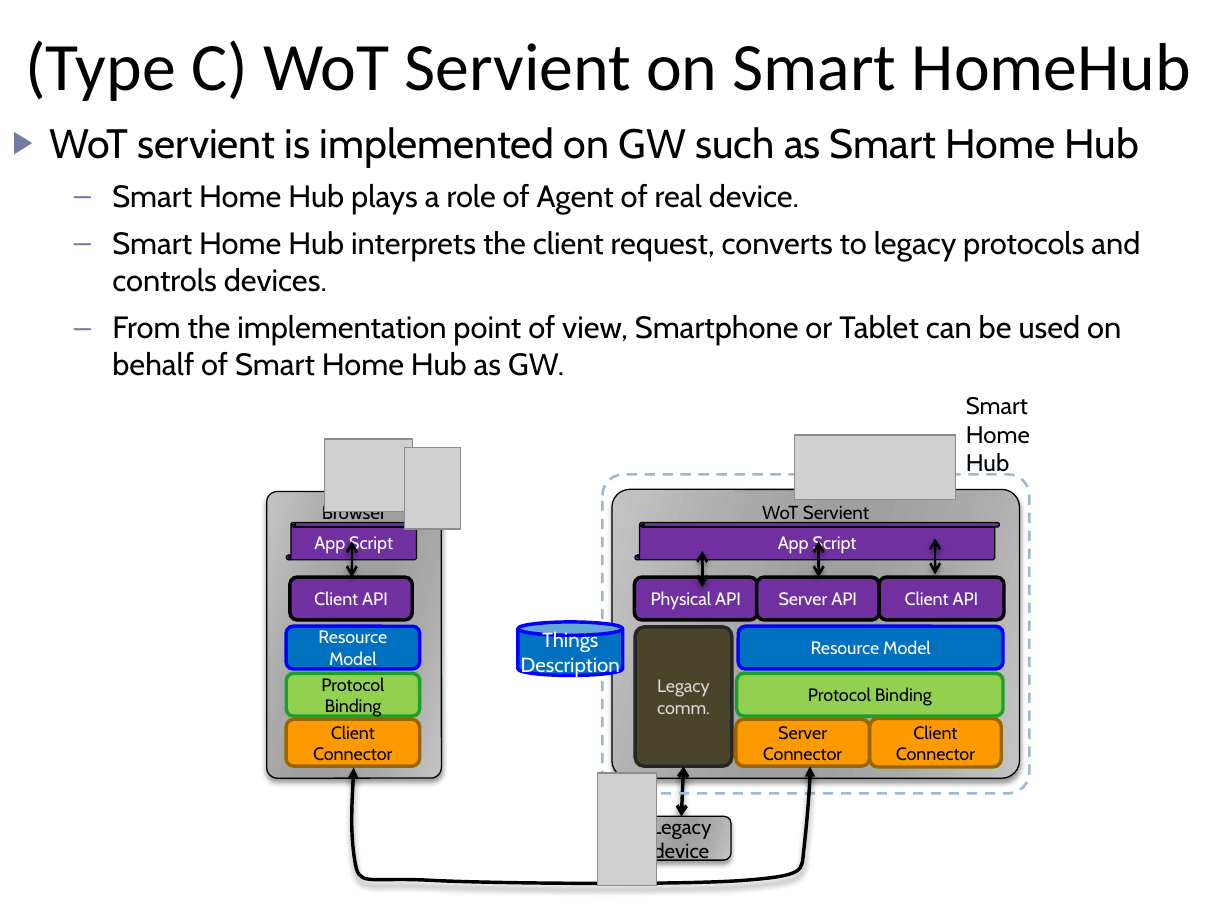
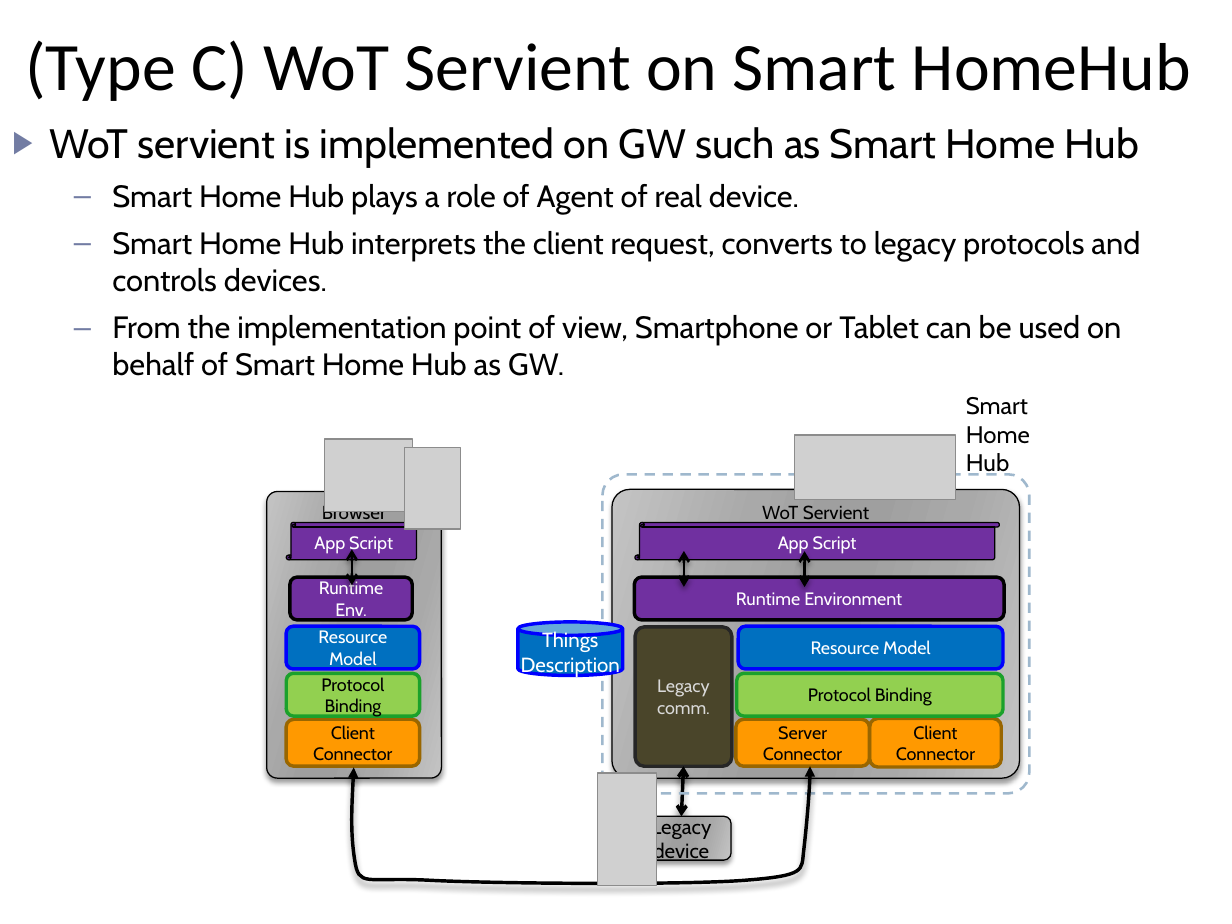
Before and after one commit to w3c/wot, a slide deck: slide 9 of current-practices/wot-getting-started.pptx. Drawn at 1232x924 pixels with LibreOffice and Linux fonts; fonts in the diff are those of the drawing; grey boxes stand for pictures. Boxes give left, top, right and bottom in pixels: in the first picture for what was removed or moved away, otherwise in the second. Text is boxed around its words. In the diff, an @@ line names an element or a change of style, - is before the commit and + after.

```diff
--- a/current-practices/wot-getting-started.pptx
+++ b/current-practices/wot-getting-started.pptx
@@ double arrow removed from (935, 538) to (935, 574) @@
@@ double arrow moved from (352, 541) - (352, 577) to (352, 549) - (352, 585) @@
@@ double arrow moved from (702, 551) - (702, 586) to (684, 551) - (684, 586) @@
@@ double arrow moved from (819, 541) - (819, 577) to (804, 551) - (804, 588) @@
@@ text in rounded rectangle at <box>319,580,383,621</box>: text changed @@
-Client API
+Runtime Env.
@@ rounded rectangle "Runtime Environment": place and size @@
-rounded rectangle "Runtime Environment" at <box>634,577,758,620</box>
+rounded rectangle "Runtime Environment" at <box>634,577,1004,620</box>
@@ text in rounded rectangle at <box>736,592,902,605</box>: text changed @@
-Physical API
+Runtime Environment
@@ rounded rectangle removed at <box>756,577,878,620</box> @@
-Server API
@@ rounded rectangle removed at <box>880,577,1004,620</box> @@
-Client API
```
Also in this commit, not shown: 8 other slides changed.
